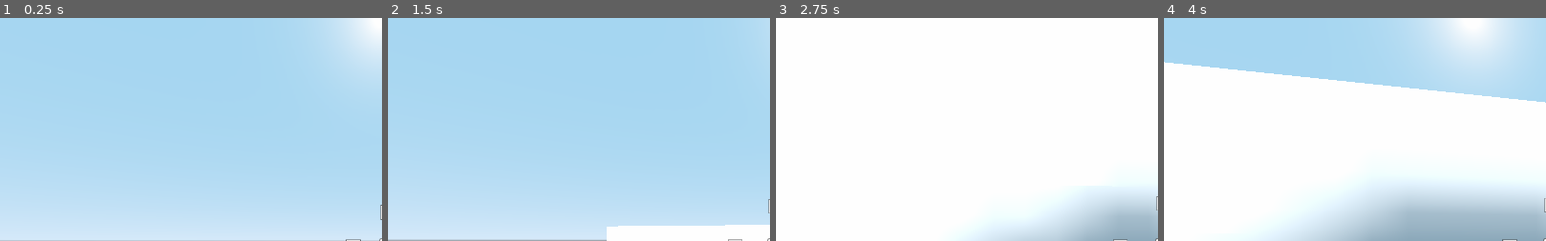
Above: before the commit, frames 1-4 (left to right).
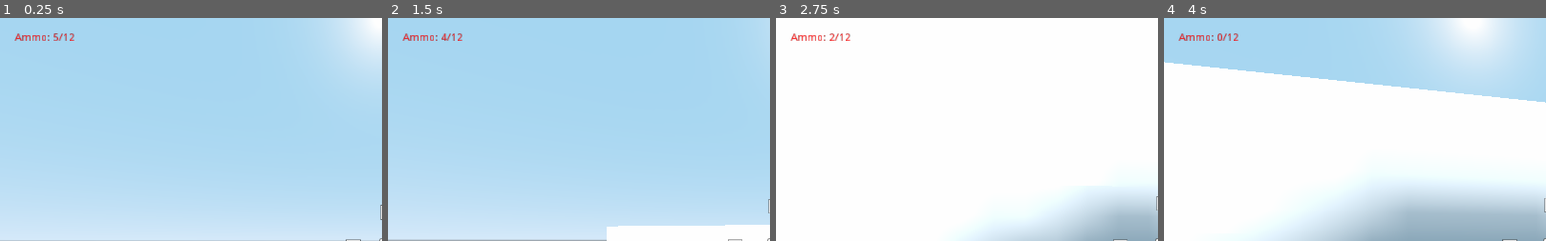
Above: after the commit, the same moments.

Repository: cedmundo/tutorial-fps
Game: Godot game, scene res://Main.tscn
Two runs of this game, one before a commit and one after it. Both use one fixed random seed, a clock stepped at 60 frames per second and the inputs below.
Inputs (mouse positions are % of the whole screen's width and height, from its top left):
- Up to frame 1 (0.25 s): no input
- Up to frame 2 (1.5 s): move the mouse to (55, 50) at 0.52 s; hold W (forward) from 0.53 s (still down); click (55, 50) at 0.6 s; tap Space (jump) at 0.77 s; move the mouse to (45, 50) at 1.27 s; right-click (45, 50) at 1.35 s
- Up to frame 3 (2.75 s): keep holding W (forward); tap Space (jump) at 1.52 s; click (45, 50) at 1.55 s; move the mouse to (52, 48) at 2.02 s; click (52, 48) at 2.1 s
- Up to frame 4 (4 s): keep holding W (forward); move the mouse to (49, 52) at 2.77 s; tap Shift (sprint) at 2.85 s; tap Space (jump) at 3.02, 3.77 s; click (49, 52) at 3.05 s; move the mouse to (57, 51) at 3.52 s; click (57, 51) at 3.6 s
The pictures show only the part of the screen within x 0-50%, y 0-50%; the shares and areas given below are measured in that part.

The runs differ from the first frame. In frame 1, 0.3% of the frame differs, in the area x 3-20%, y 6-11%; in frame 2, 0.3%; in frame 3, 0.3%; in frame 4, 0.3%.

Commit message:
Implement ammunition count and reloading for the weapon

Diff:
--- a/Player.gd
+++ b/Player.gd
@@ -16,12 +16,14 @@
 export(float) var walking_accuracy = 30.0
 export(float) var sprinting_accuracy = 10.0
 export(float) var accuracy_change_speed = 15.0
+export(int) var default_ammo = 12
 
 var velocity = Vector3.ZERO
 var gravity_vec = Vector3.ZERO
 var snap = Vector3.ZERO
 var target_accuracy : float
 var accuracy : float
+var ammo : int = default_ammo
 
 onready var camera = $Camera
 onready var weapon_camera = $Camera/WeaponViewport/Viewport/WeaponCamera
--- a/Player.tscn
+++ b/Player.tscn
@@ -132,6 +132,7 @@
 player_path = NodePath("../..")
 animation_tree_path = NodePath("../../AnimationTree")
 crosshair_path = NodePath("../../Crosshair")
+ammo_label_path = NodePath("../../AmmoLabel")
 recoil_pattern = [ Vector2( 0.5, 0.5 ), Vector2( 0.1, 0.1 ), Vector2( 0.2, 0.2 ) ]
 fire_mode = 0
 
@@ -238,3 +239,14 @@
 parameters/conditions/IsMoving = false
 parameters/conditions/NotIsADS = true
 parameters/conditions/NotIsMoving = true
+
+[node name="AmmoLabel" type="Label" parent="."]
+margin_left = 20.0
+margin_top = 20.0
+margin_right = 40.0
+margin_bottom = 14.0
+custom_colors/font_color = Color( 1, 0, 0, 1 )
+text = "0/0"
+__meta__ = {
+"_edit_use_anchors_": false
+}
--- a/Weapon.gd
+++ b/Weapon.gd
@@ -13,11 +13,13 @@
 export(NodePath) var player_path : NodePath
 export(NodePath) var animation_tree_path : NodePath
 export(NodePath) var crosshair_path : NodePath
+export(NodePath) var ammo_label_path : NodePath
 export(Array, Vector2) var recoil_pattern : Array
 export(float) var damage = 20.0
 export(float) var ads_accuracy_bonus = 30.0
 export(FireMode) var fire_mode = FireMode.SEMI_AUTO
 export(float) var fire_rate_secs = 0.2
+export(int) var magazine_capacity = 5
 
 onready var aim_ray = get_node(aim_ray_path)
 onready var camera = get_node(camera_path)
@@ -25,6 +27,7 @@
 onready var player = get_node(player_path)
 onready var animation_tree = get_node(animation_tree_path)
 onready var crosshair = get_node(crosshair_path)
+onready var ammo_label = get_node(ammo_label_path)
 
 var recoil_position = 0
 var accuracy_bonus : float
@@ -32,6 +35,7 @@
 var is_ads = false
 var is_moving = false
 var is_shooting = false
+var magazine = magazine_capacity
 
 func _process(_delta):
 	if Input.is_action_just_pressed("ads"):
@@ -56,6 +60,12 @@
 		if Input.is_action_just_released("fire"):
 			is_shooting = false
 
+	# Reload
+	if Input.is_action_just_pressed("reload"):
+		reload()
+
+	ammo_label.text = "Ammo: %s/%s" % [magazine, player.ammo]
+
 	# Update animation tree parameters
 	animation_tree.set("parameters/conditions/IsADS", is_ads)
 	animation_tree.set("parameters/conditions/NotIsADS", not is_ads)
@@ -71,6 +81,11 @@
 	keep_shooting()
 
 func shoot():
+	if magazine == 0:
+		return
+
+	magazine = clamp(magazine - 1, 0, magazine_capacity)
+
 	var space = get_world().direct_space_state
 	var collision_point = aim_ray.get_collision_point()
 	if aim_ray.is_colliding():
@@ -93,3 +108,13 @@
 		var push_camera_to = recoil_pattern[recoil_position % total_patterns]
 		player.rotate_y(deg2rad(push_camera_to.y) / (accuracy / 100))
 		camera.rotate_x(deg2rad(push_camera_to.x) / (accuracy / 100))
+
+func reload():
+	var missing = magazine_capacity - magazine
+	var taking = min(missing, player.ammo)
+	if missing == 0 or player.ammo == 0:
+		return
+
+	player.ammo = player.ammo - taking
+	magazine = magazine + taking
+	print("capacity: ", magazine_capacity, " magazine: ", magazine, " taking: ", taking, " missing: ", missing, " ammo: ", player.ammo)
--- a/project.godot
+++ b/project.godot
@@ -56,6 +56,11 @@
 "events": [ Object(InputEventMouseButton,"resource_local_to_scene":false,"resource_name":"","device":0,"alt":false,"shi …(212 unchanged characters)…
  ]
 }
+reload={
+"deadzone": 0.5,
+"events": [ Object(InputEventKey,"resource_local_to_scene":false,"resource_name":"","device":0,"alt":false,"shift":false,"control":false,"meta":false,"command":false,"pressed":false,"scancode":82,"unicode":0,"echo":false,"script":null)
+ ]
+}
 
 [physics]
 
